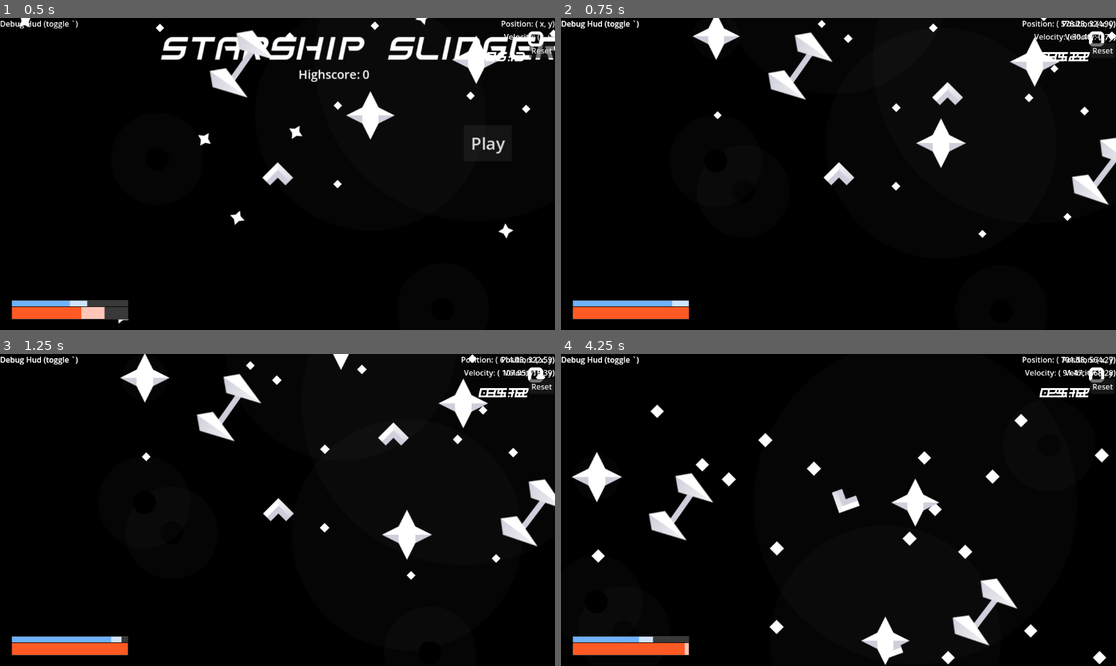
Above: before the commit, frames 1-4 (two rows, left to right).
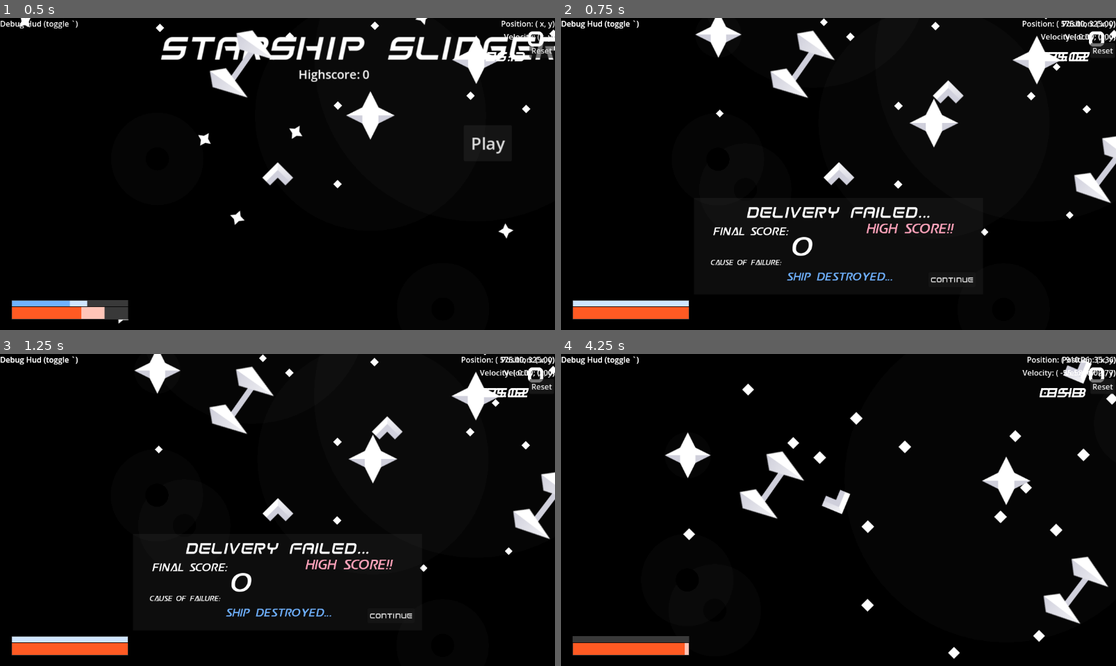
Above: after the commit, the same moments.

Repository: SpaceDemonMars/Spaceship-Slinger
Game: Godot game, scene res://Levels/dev_testing.tscn
Two runs of this game, one before a commit and one after it. Both use one fixed random seed, a clock stepped at 60 frames per second and the inputs below.
Inputs (mouse positions are in pixels of both pictures, inside the frame that each line leads up to):
- Up to frame 1 (0.5 s): no input
- Up to frame 2 (0.75 s): click "Play" at 0.5 s
- Up to frame 3 (1.25 s): no input
- Up to frame 4 (4.25 s): click (949, 616) at 1.25 s, where only the run after the commit has a clickable "Continue"; hold Right (Right) 2.03-2.75 s; click (949, 616) at 2.75 s, where only the run after the commit has a clickable "Continue"; hold Down (ThrustBackwards) from 3.53 s (still down)

Frame 1 is identical in both runs. In frame 2, 4.7% of the frame differs, in the area x 2-100%, y 0-93%; in frame 3, 8.0%; in frame 4, 8.7%, in the area x 1-100%, y 0-100%.
Error before the commit: Invalid access to property or key 'hud' on a base object of type 'Control (main_menu.gd)'. (res://Scripts/player_movement.gd:77)
Error after the commit: Invalid access to property or key 'hud' on a base object of type 'Control (main_menu.gd)'. (res://Scripts/player_movement.gd:84)

Commit message:
Loss Conditions

Diff:
--- /dev/null
+++ b/starship-slinger/Scenes/lose_screen.tscn
@@ -0,0 +1,145 @@
+[gd_scene load_steps=5 format=3 uid="uid://ne2pu2ubqm2n"]
+
+[ext_resource type="FontFile" uid="uid://c1j31hw84v67m" path="res://Fonts/space-frigate-font/SpaceFrigateItalic-2vEW.ttf" id="1_go37l"]
+[ext_resource type="Script" uid="uid://c31hvy7mt32m7" path="res://Scripts/lose_screen.gd" id="1_nk27f"]
+[ext_resource type="FontFile" uid="uid://cdeayi78jcwd1" path="res://Fonts/space-frigate-font/SpaceFrigate-KVdW.ttf" id="2_nk27f"]
+[ext_resource type="FontFile" uid="uid://bh6gp3eaf2n87" path="res://Fonts/snail-mail-ldo-font/SnailMailLdo-Wyav.ttf" id="3_38ql5"]
+
+[node name="LoseScreen" type="CanvasLayer"]
+process_mode = 2
+script = ExtResource("1_nk27f")
+
+[node name="Panel" type="ColorRect" parent="."]
+anchors_preset = 8
+anchor_left = 0.5
+anchor_top = 0.5
+anchor_right = 0.5
+anchor_bottom = 0.5
+offset_left = -300.0
+offset_top = 50.0
+offset_right = 300.0
+offset_bottom = 250.0
+grow_horizontal = 2
+grow_vertical = 2
+color = Color(0.25490198, 0.25490198, 0.25490198, 0.19607843)
+
+[node name="Label" type="Label" parent="Panel"]
+layout_mode = 1
+anchors_preset = 5
+anchor_left = 0.5
+anchor_right = 0.5
+offset_left = -177.0
+offset_top = 10.0
+offset_right = 177.0
+offset_bottom = 43.0
+grow_horizontal = 2
+theme_override_fonts/font = ExtResource("1_go37l")
+theme_override_font_sizes/font_size = 35
+text = "Delivery Failed..."
+horizontal_alignment = 1
+
+[node name="Button" type="Button" parent="Panel"]
+layout_mode = 1
+anchors_preset = 3
+anchor_left = 1.0
+anchor_top = 1.0
+anchor_right = 1.0
+anchor_bottom = 1.0
+offset_left = -94.0
+offset_top = -46.0
+offset_right = -15.0
+offset_bottom = -15.0
+grow_horizontal = 0
+grow_vertical = 0
+theme_override_fonts/font = ExtResource("2_nk27f")
+text = "Continue"
+
+[node name="ScoreLabel" type="Label" parent="Panel"]
+layout_mode = 1
+anchors_preset = 4
+anchor_top = 0.5
+anchor_bottom = 0.5
+offset_left = 40.0
+offset_top = -42.0
+offset_right = 134.0
+offset_bottom = -18.0
+grow_vertical = 2
+theme_override_fonts/font = ExtResource("3_38ql5")
+theme_override_font_sizes/font_size = 25
+text = "Final Score:"
+
+[node name="ScoreValue" type="Label" parent="Panel"]
+layout_mode = 1
+anchors_preset = 8
+anchor_left = 0.5
+anchor_top = 0.5
+anchor_right = 0.5
+anchor_bottom = 0.5
+offset_left = -96.0
+offset_top = -25.0
+offset_right = 169.0
+offset_bottom = 40.0
+grow_horizontal = 2
+grow_vertical = 2
+theme_override_fonts/font = ExtResource("3_38ql5")
+theme_override_font_sizes/font_size = 60
+text = "34605"
+
+[node name="Highscore" type="Label" parent="Panel"]
+visible = false
+layout_mode = 1
+anchors_preset = 8
+anchor_left = 0.5
+anchor_top = 0.5
+anchor_right = 0.5
+anchor_bottom = 0.5
+offset_left = 58.0
+offset_top = -50.0
+offset_right = 239.0
+offset_bottom = -21.0
+grow_horizontal = 2
+grow_vertical = 2
+theme_override_colors/font_color = Color(1, 0.6431373, 0.7372549, 1)
+theme_override_fonts/font = ExtResource("3_38ql5")
+theme_override_font_sizes/font_size = 30
+text = "High Score!!"
+
+[node name="LossInfo" type="Control" parent="Panel"]
+visible = false
+layout_mode = 1
+anchors_preset = 2
+anchor_top = 1.0
+anchor_bottom = 1.0
+offset_left = 35.0
+offset_top = -73.0
+offset_right = 477.0
+offset_bottom = -15.0
+grow_vertical = 0
+
+[node name="Cause" type="Label" parent="Panel/LossInfo"]
+layout_mode = 0
+offset_right = 40.0
+offset_bottom = 23.0
+theme_override_fonts/font = ExtResource("3_38ql5")
+text = "Cause of failure:"
+
+[node name="Info" type="Label" parent="Panel/LossInfo"]
+layout_mode = 1
+anchors_preset = 7
+anchor_left = 0.5
+anchor_top = 1.0
+anchor_right = 0.5
+anchor_bottom = 1.0
+offset_left = -81.0
+offset_top = -33.0
+offset_right = 176.0
+offset_bottom = -9.0
+grow_horizontal = 2
+grow_vertical = 0
+theme_override_colors/font_color = Color(0.4392157, 0.69803923, 1, 1)
+theme_override_fonts/font = ExtResource("3_38ql5")
+theme_override_font_sizes/font_size = 25
+text = "Ship Destroyed..."
+horizontal_alignment = 1
+
+[connection signal="pressed" from="Panel/Button" to="." method="_on_button_pressed"]
--- a/starship-slinger/Scenes/ss_starter.tscn
+++ b/starship-slinger/Scenes/ss_starter.tscn
@@ -10,4 +10,4 @@
 fuelUseRate = 5
 turnSpeed = 5
 acceleration = 10
-health = 7
+health = 1
--- a/starship-slinger/Scripts/Menus/win_screen.gd
+++ b/starship-slinger/Scripts/Menus/win_screen.gd
@@ -17,9 +17,16 @@
 @export var slowText : String
 
 
+enum SpeedRating {
+	NONE  = 0,
+	FAST = 1,
+	SLOW = 2
+}
+
 # score = score for delivery
 func popupInit(isBScore : bool = false, isHScore : bool = false,
-	hasTimeInfo : bool = false, eTime : String = "", aTime : String = "", speed : int = 0) -> void:
+	hasTimeInfo : bool = false, eTime : String = "", aTime : String = "",
+	speed : int = SpeedRating.NONE) -> void:
 	GameManager.settingsOpen = true;
 	#scores
 	scoreValue.text = "+%d" % GameManager.levelScore
--- /dev/null
+++ b/starship-slinger/Scripts/lose_screen.gd
@@ -0,0 +1,40 @@
+extends CanvasLayer
+
+
+@onready var scoreValue := $Panel/ScoreValue #set text
+@onready var highScore := $Panel/Highscore #set visible
+
+@onready var lossInfo := $Panel/LossInfo
+@onready var causeLabel := $Panel/LossInfo/Info #set text
+
+var causeText := ["",
+	"Ship Destroyed...",
+	"Exceeded Time Limit...",
+	"Out of Fuel..."]
+
+# score = score for delivery
+func popupInit(isHScore : bool = false, cause : int = GameManager.LossCause.NONE) -> void:
+	GameManager.settingsOpen = true;
+	#scores
+	scoreValue.text = "%d" % GameManager.totalScore
+	if (isHScore): highScore.visible = true
+	#time
+	if (cause != GameManager.LossCause.NONE):
+		causeLabel.text = causeText[cause]
+		lossInfo.visible = true
+
+
+# Called every frame. 'delta' is the elapsed time since the previous frame.
+func _process(_delta: float) -> void:
+	if (Input.is_action_just_pressed("Settings")): closePopUp()
+
+func closePopUp() -> void:
+	GameManager.settingsOpen = false;
+	get_tree().paused = GameManager.settingsOpen
+	GameManager.gameTimer = 0.0
+	#TODO: make this send u to main menu
+	queue_free()
+
+
+func _on_button_pressed() -> void:
+	closePopUp() # Replace with function body.
--- a/starship-slinger/Scripts/m_gameManager.gd
+++ b/starship-slinger/Scripts/m_gameManager.gd
@@ -9,7 +9,8 @@
 var mainMenu: PackedScene = preload("res://Scenes/main_menu.tscn")
 var settingsMenu: PackedScene = preload("res://Scenes/settings_menu.tscn")
 var winScreen: PackedScene = preload("res://Scenes/win_screen.tscn")
-#win/lose screens
+var loseScreen: PackedScene = preload("res://Scenes/lose_screen.tscn")
+
 var isInMenu: bool = false
 var settingsOpen: bool = false
 #audio
@@ -85,7 +86,7 @@
 		return true
 	return false
 func checkHighScore() -> bool:
-	if (totalScore > highScore) :
+	if (totalScore >= highScore) :
 		highScore = totalScore
 		return true
 	return false
@@ -100,3 +101,13 @@
 
 func playerCrashed():
 	activeLevel.player.takeDamage()
+
+enum LossCause {
+	NONE  = 0,
+	DEATH = 1,
+	SLOW = 2,
+	SOFTLOCK = 3 }
+func playerLost(cause : int = LossCause.NONE):
+	var lose = loseScreen.instantiate() as CanvasLayer
+	add_child(lose)
+	lose.popupInit(checkHighScore(), cause)
--- a/starship-slinger/Scripts/player_movement.gd
+++ b/starship-slinger/Scripts/player_movement.gd
@@ -58,12 +58,19 @@
 
 	move_and_slide()
 
+	checkSoftLocked()
+
 func takeDamage(dmg : int = 1):
 	health -= dmg
 	GameManager.activeLevel.hud.setHP()
 	if health <= 0:
-		pass
+		GameManager.playerLost(GameManager.LossCause.DEATH)
 
+
+func checkSoftLocked():
+	if fuelCurrent <= 0: #out of fuel
+		if velocity == Vector2.ZERO: #no momentum
+			GameManager.playerLost(GameManager.LossCause.SOFTLOCK)
 
 func getShipStats():
 	var shipStats = GameManager.ship.instantiate() as Node
Not shown, added: starship-slinger/Scripts/lose_screen.gd.uid
